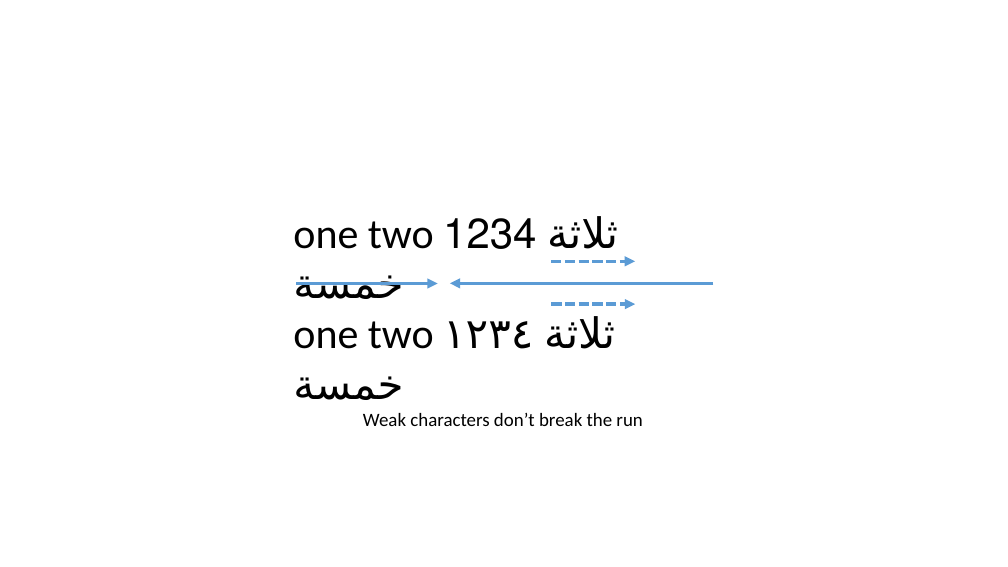
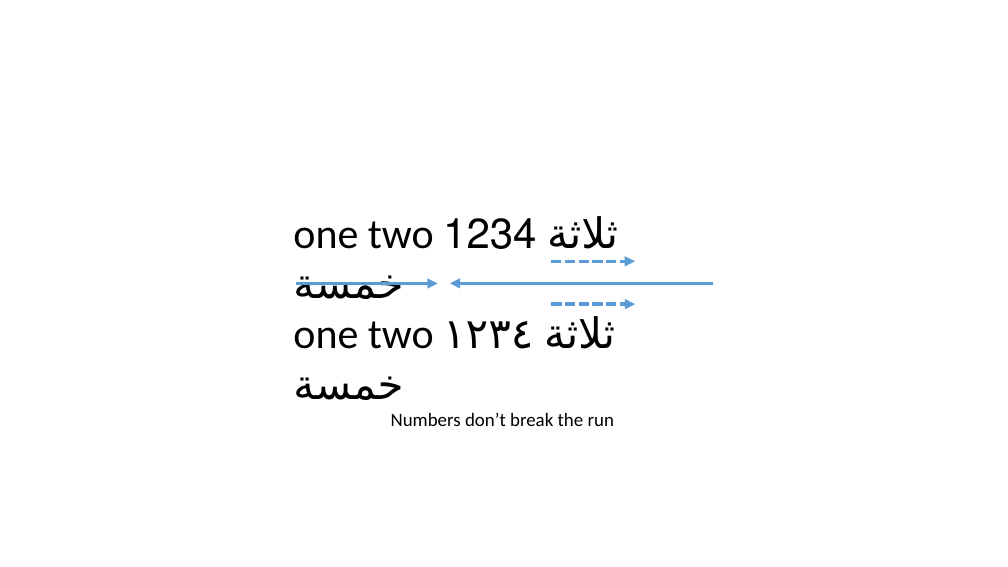
Before and after one commit to dsafa/rtl-demo, a slide deck: slide 20 of RTL.pptx (slide 19 before the commit). Drawn at 1008x567 pixels with LibreOffice and Linux fonts; fonts in the diff are those of the drawing. Boxes give left, top, right and bottom in pixels: in the first picture for what was removed or moved away, otherwise in the second. Text is boxed around its words. In the diff, an @@ line names an element or a change of style, - is before the commit and + after.

```diff
--- a/RTL.pptx
+++ b/RTL.pptx
@@ text at [391, 413, 614, 426]: text changed @@
-Weak characters don’t break the run
+Numbers don’t break the run
```
Also in this commit, not shown: 14 other slides changed, 4 slides added, 1 other file.
